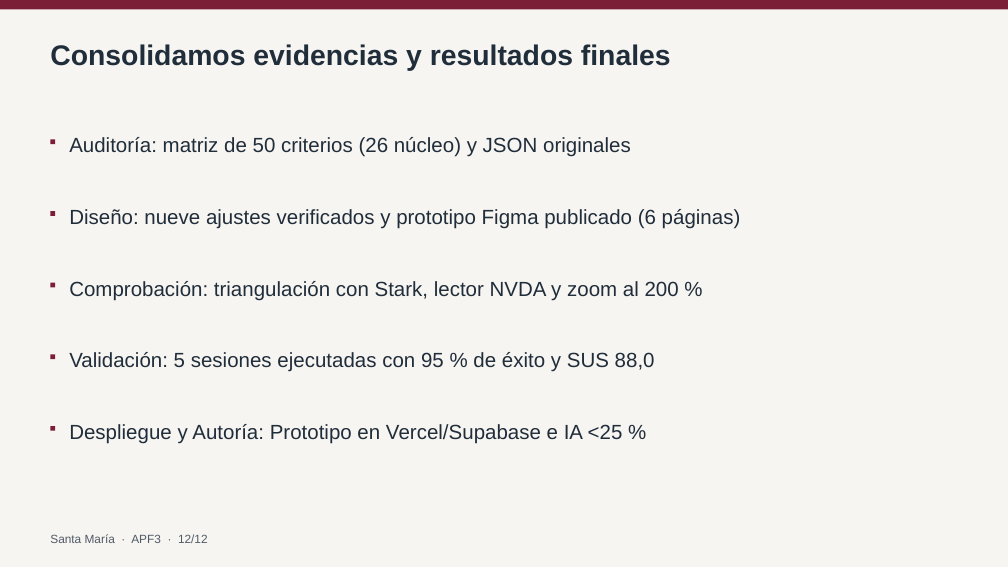
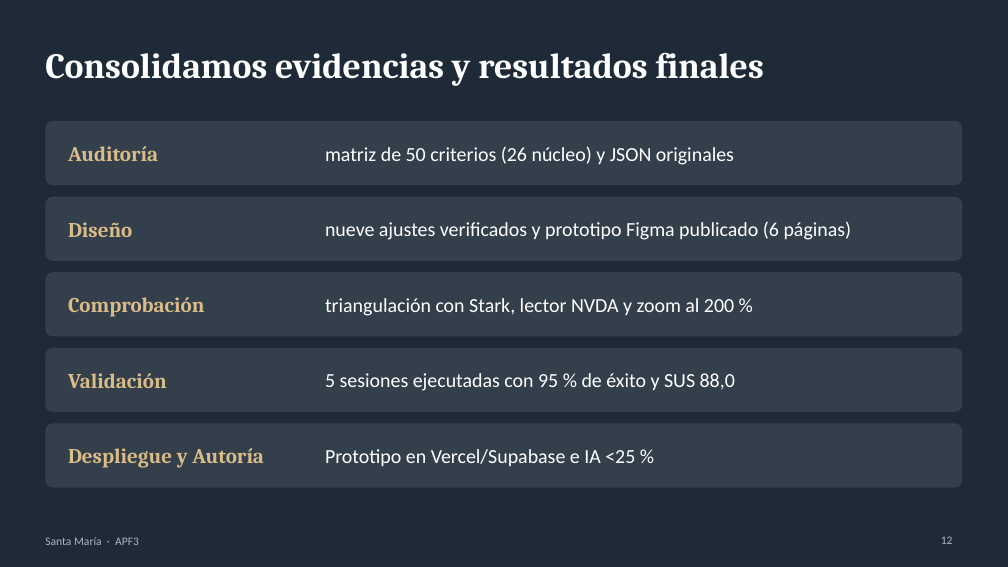
Before and after one commit to BruGeth/IHM_Colegio_Santa_Maria_Reyna_Angeles, a slide deck: slide 12 of avance informe 3/APF3_Grupo5_SantaMaria.pptx. Drawn at 1008x567 pixels with LibreOffice and Linux fonts; fonts in the diff are those of the drawing. Boxes give left, top, right and bottom in pixels: in the first picture for what was removed or moved away, otherwise in the second. Text is boxed around its words. In the diff, an @@ line names an element or a change of style, - is before the commit and + after.

```diff
--- a/avance informe 3/APF3_Grupo5_SantaMaria.pptx
+++ b/avance informe 3/APF3_Grupo5_SantaMaria.pptx
@@ background #F7F5F1 to #1E2A38 @@
@@ rectangle removed at (0,0,1008,9) @@
@@ title "Consolidamos evidencias y resultados finales": place and size @@
-title "Consolidamos evidencias y resultados finales" at (50,44,671,71)
+title "Consolidamos evidencias y resultados finales" at (45,52,764,86)
@@ title "Consolidamos evidencias y resultados finales" at (45,52,764,86): size 27 to 34 pt, font Arial to Cambria, text colour #202D3A to #FFFFFF; vertical alignment top to middle @@
@@ rounded rectangle added at (45,121,963,185), fill #FFFFFF at 10% opacity @@
@@ rectangle removed at (51,139,55,144) @@
@@ text added at (68,146,158,161), 20 pt, text #D9BC88, bold @@
+Auditoría
@@ text at (325,146,734,165): text changed; size 19.5 to 19 pt; font Arial to Calibri; text colour #202D3A to #FFFFFF @@
-Auditoría: matriz de 50 criterios (26 núcleo) y JSON originales
+matriz de 50 criterios (26 núcleo) y JSON originales
@@ rounded rectangle added at (45,197,963,261), fill #FFFFFF at 10% opacity @@
@@ rectangle removed at (51,211,55,216) @@
@@ text added at (68,222,132,237), 20 pt, text #D9BC88, bold @@
+Diseño
@@ text at (325,221,852,240): text changed; size 19.5 to 19 pt; font Arial to Calibri; text colour #202D3A to #FFFFFF @@
-Diseño: nueve ajustes verificados y prototipo Figma publicado (6 páginas)
+nueve ajustes verificados y prototipo Figma publicado (6 páginas)
@@ rounded rectangle added at (45,272,963,337), fill #FFFFFF at 10% opacity @@
@@ rectangle removed at (51,283,55,287) @@
@@ text added at (68,297,204,317), 20 pt, text #D9BC88, bold @@
+Comprobación
@@ text at (325,298,734,316): text changed; size 19.5 to 19 pt; font Arial to Calibri; text colour #202D3A to #FFFFFF @@
-Comprobación: triangulación con Stark, lector NVDA y zoom al 200 %
+triangulación con Stark, lector NVDA y zoom al 200 %
@@ rounded rectangle added at (45,348,963,412), fill #FFFFFF at 10% opacity @@
@@ rectangle removed at (51,355,55,359) @@
@@ text added at (68,373,167,388), 20 pt, text #D9BC88, bold @@
+Validación
@@ text at (325,373,735,391): text changed; size 19.5 to 19 pt; font Arial to Calibri; text colour #202D3A to #FFFFFF @@
-Validación: 5 sesiones ejecutadas con 95 % de éxito y SUS 88,0
+5 sesiones ejecutadas con 95 % de éxito y SUS 88,0
@@ rounded rectangle added at (45,423,963,488), fill #FFFFFF at 10% opacity @@
@@ rectangle removed at (51,426,55,431) @@
@@ text added at (68,448,264,468), 20 pt, text #D9BC88, bold @@
+Despliegue y Autoría
@@ vertical alignment top to middle in 5 elements at (325,373,735,391), (325,298,734,316), (325,221,852,240), (325,146,734,165), (325,449,635,467) @@
@@ text at (325,449,635,467): text changed; size 19.5 to 19 pt; font Arial to Calibri; text colour #202D3A to #FFFFFF @@
-Despliegue y Autoría: Prototipo en Vercel/Supabase e IA <25 %
+Prototipo en Vercel/Supabase e IA <25 %
@@ text added at (45,537,139,545), 11 pt, text #AEB6C0 @@
+Santa María · APF3
@@ text removed at (50,534,208,543) @@
-Santa María · APF3 · 12/12
@@ page number added at (941,536,953,544), 11 pt, text #AEB6C0 @@
+12
```
Also in this commit, not shown: 11 other slides changed.
